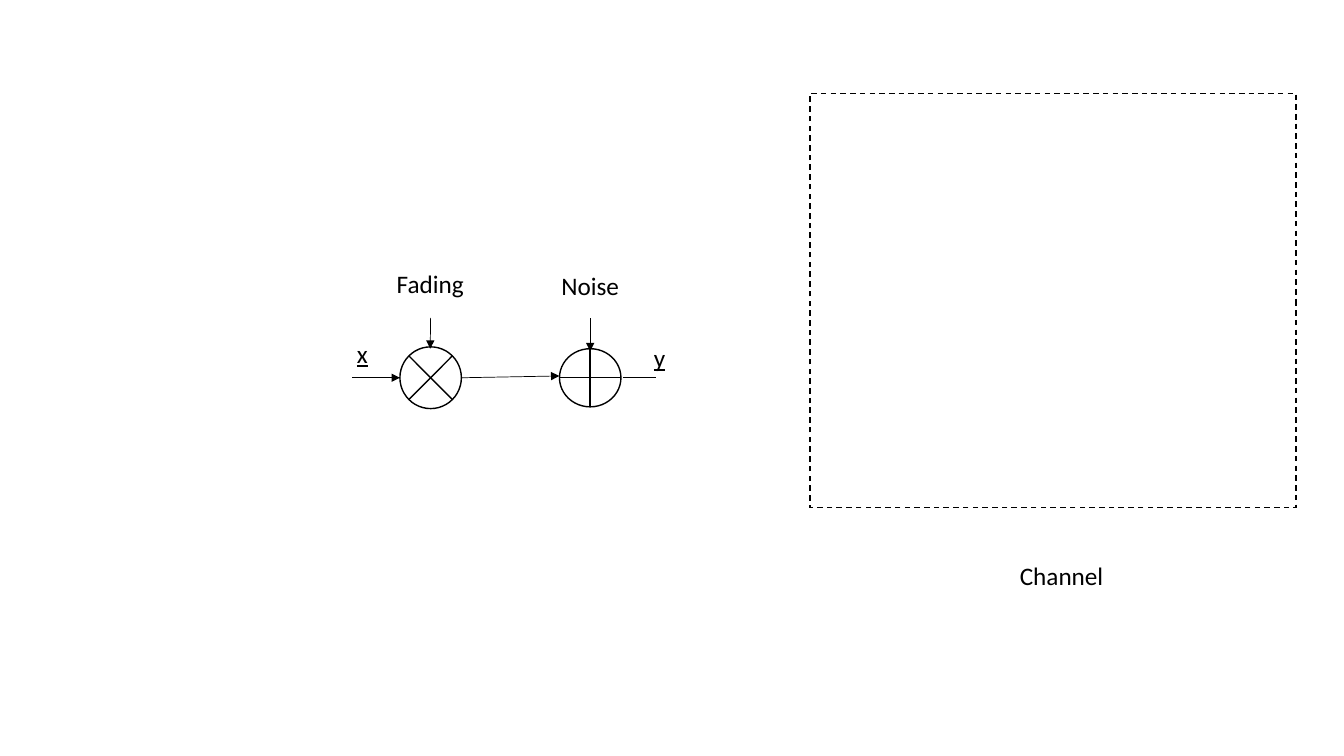
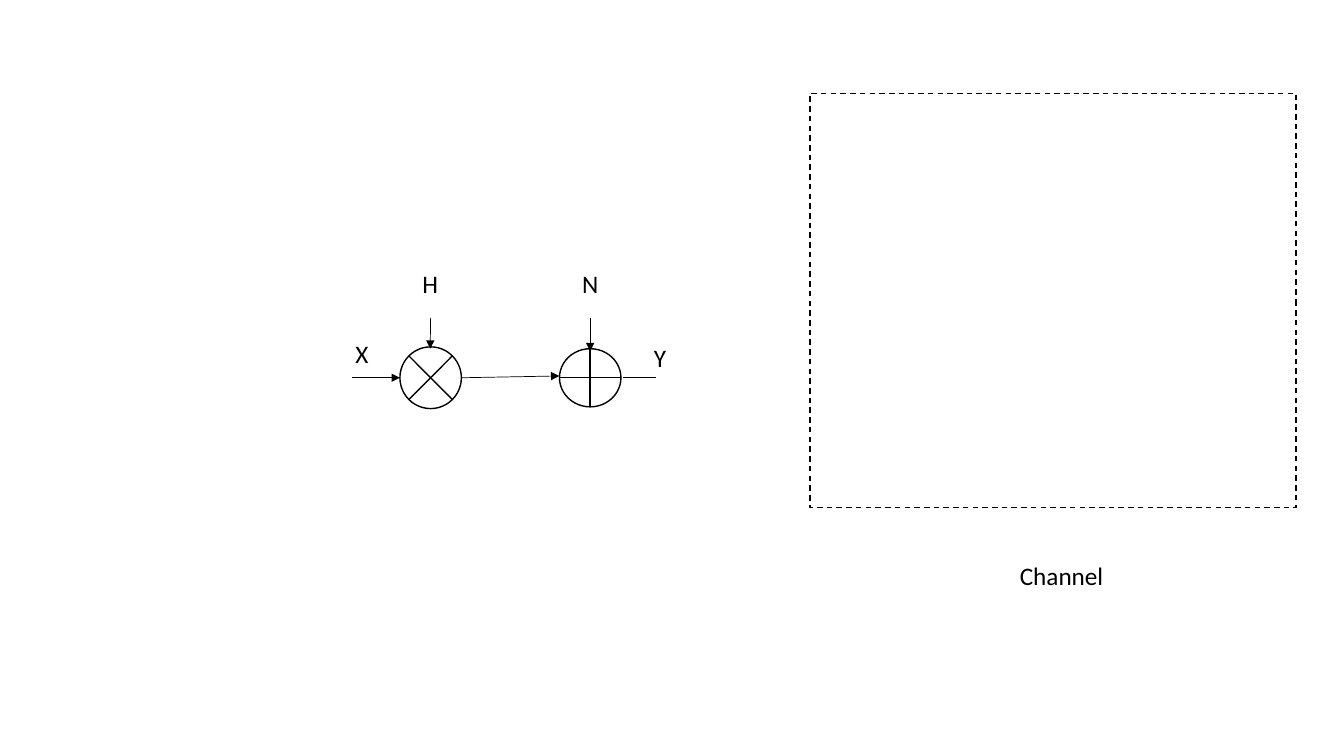
Before and after one commit to ga96jul/Bachelarbeit, a slide deck: slide 5 of Bachelorarbeit/01_Bachelorarbeit_LaTex/02_Figures/interferences.pptx. Drawn at 1344x756 pixels with LibreOffice and Linux fonts; fonts in the diff are those of the drawing. Boxes give left, top, right and bottom in pixels: in the first picture for what was removed or moved away, otherwise in the second. Text is boxed around its words. In the diff, an @@ line names an element or a change of style, - is before the commit and + after.

Commit message:
Präsentation, rough draft

```diff
--- a/Bachelorarbeit/01_Bachelorarbeit_LaTex/02_Figures/interferences.pptx
+++ b/Bachelorarbeit/01_Bachelorarbeit_LaTex/02_Figures/interferences.pptx
@@ text in rectangle at <box>422,276,438,293</box>: text changed @@
-Fading
+H
@@ text in rectangle at <box>582,276,598,293</box>: text changed @@
-Noise
+N
@@ text at <box>355,346,368,363</box>: text changed @@
-x
+X
@@ text at <box>654,350,666,367</box>: text changed @@
-y
+Y
```
Also in this commit, not shown: 45 other files.
